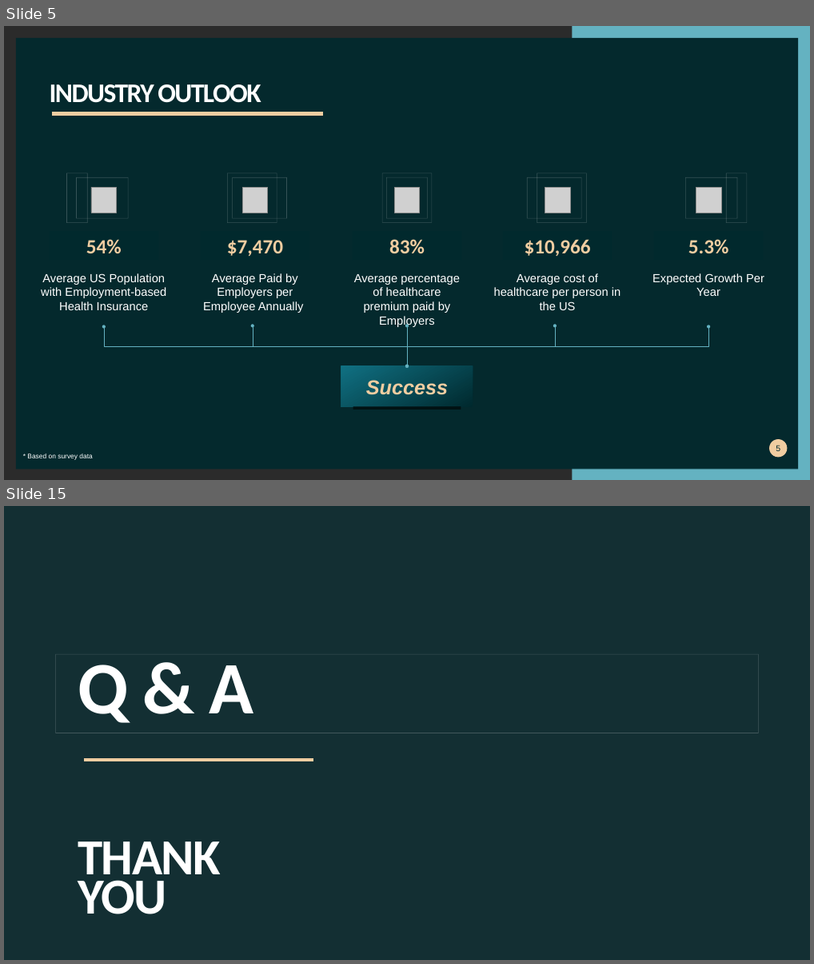
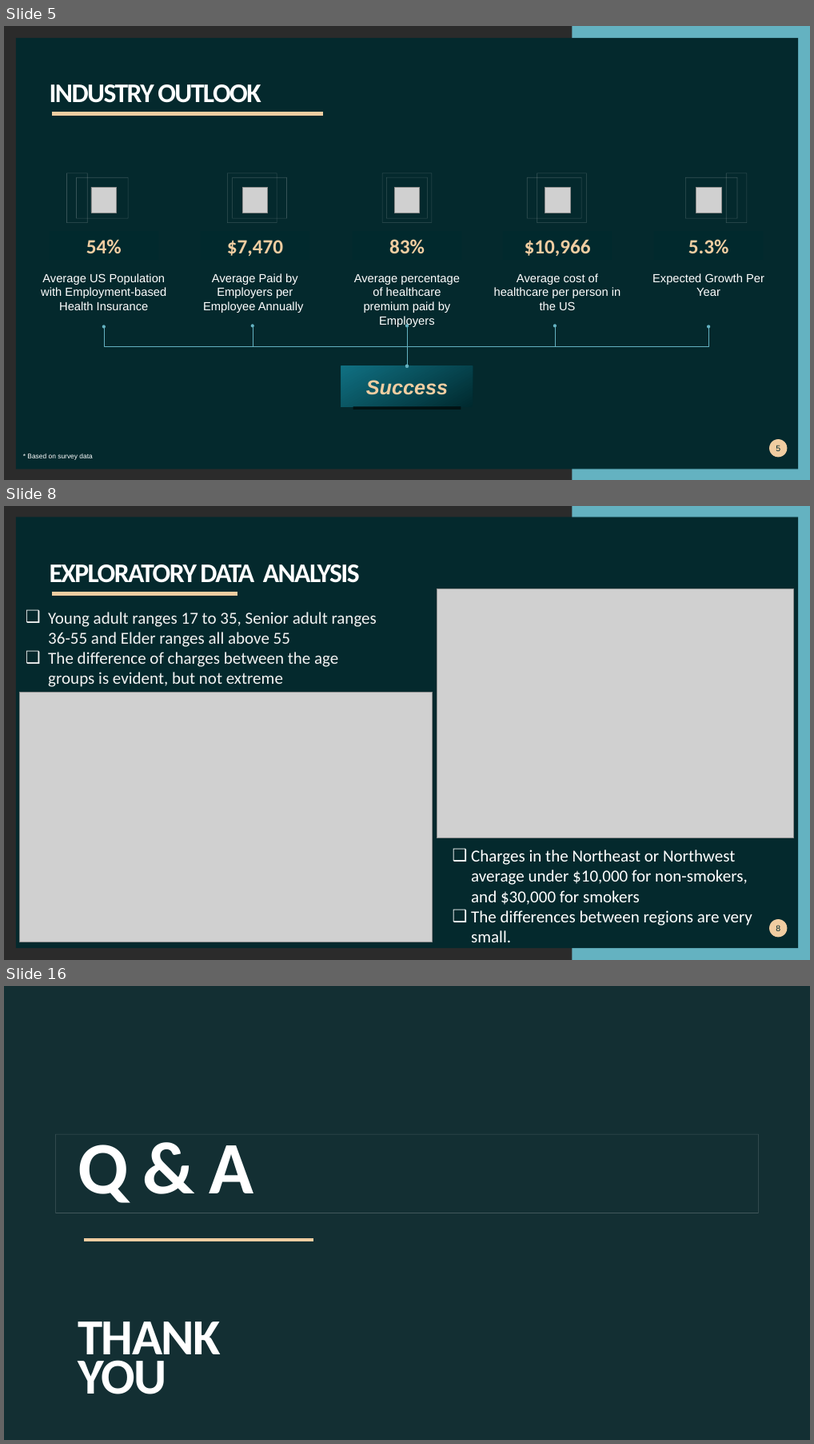
Before and after one commit to khutula/Medical-Insurance-Costs, a slide deck: Medical Insurance Cost.pptx. Shown one above the other, each under a label of ours: slides 5 and 15 before the commit, slides 5, 8 and 16 after it; the slides between them are not shown. The pictures are 814x964 and 814x1444 pixels, drawn with LibreOffice and Linux fonts; fonts in the diff are those of the drawing; grey boxes stand for pictures; background and template pictures are left out; a plain dark background stands for a picture behind light text. Boxes give left, top, right and bottom in pixels: in the first picture for what was removed or moved away, otherwise in the second. Text is boxed around its words. In the diff, an @@ line names an element or a change of style, - is before the commit and + after.

```diff
--- a/Medical Insurance Cost.pptx
+++ b/Medical Insurance Cost.pptx
@@ slide 8 added at [4,506,810,960], background picture (left out); not listed: 1 template element that a slide beside it also shows @@
@@ rectangle added at [16,517,799,948], fill #00292E at 90% opacity @@
@@ title added at [50,564,360,583], 32 pt, text #FFFFFF, bold @@
+EXPLORATORY DATA ANALYSIS
@@ freeform shape added at [52,591,238,594], outline #F0CDA1 4.32 pt @@
@@ picture added at [437,589,794,837] @@
@@ text added at [48,612,377,687], 20 pt, text #F2F2F2 @@
+❑ Young adult ranges 17 to 35, Senior adult ranges 36-55 and Elder ranges all above 55
+❑ The difference of charges between the age groups is evident, but not extreme
@@ picture added at [20,692,433,941] @@
@@ text added at [471,849,753,942], 20 pt, text #FFFFFF @@
+❑ Charges in the Northeast or Northwest average under $10,000 for non-smokers, and $30,000 for smokers
+❑ The differences between regions are very small.
@@ page number added at [770,919,788,937], fill #F0CDA1, 10 pt, text #00292E @@
+8
@@ what was slide 15 is now slide 16 @@
```
Also in this commit, not shown: 8 slides changed, 2 other slides added, 2 slides removed.
